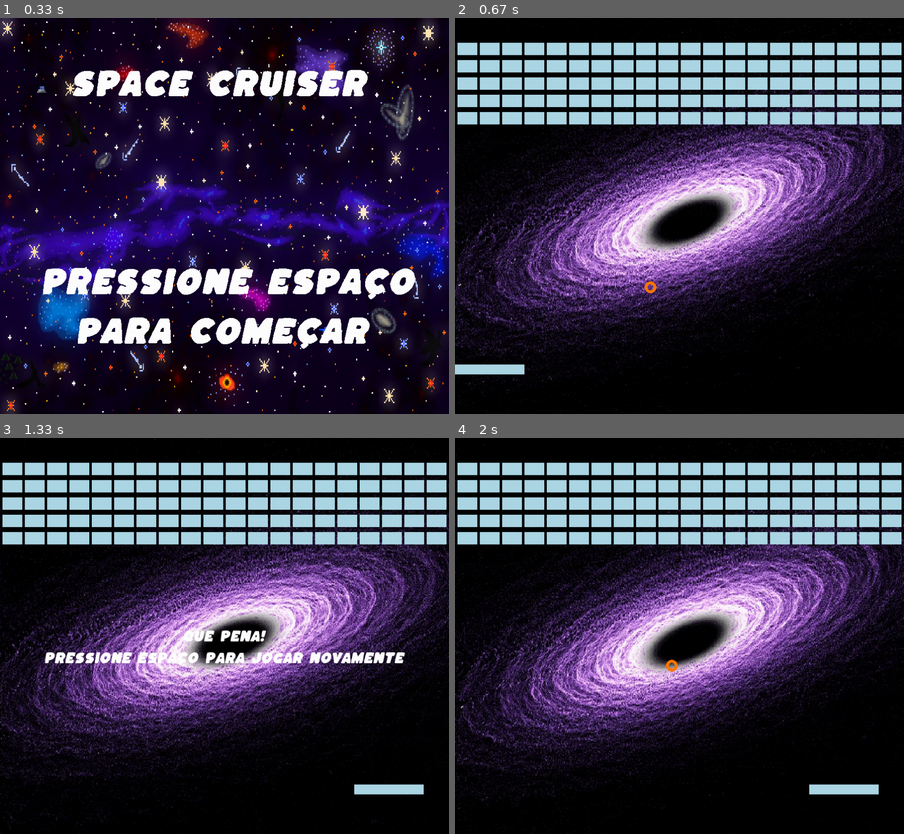
Above: before the commit, frames 1-4 (two rows, left to right).
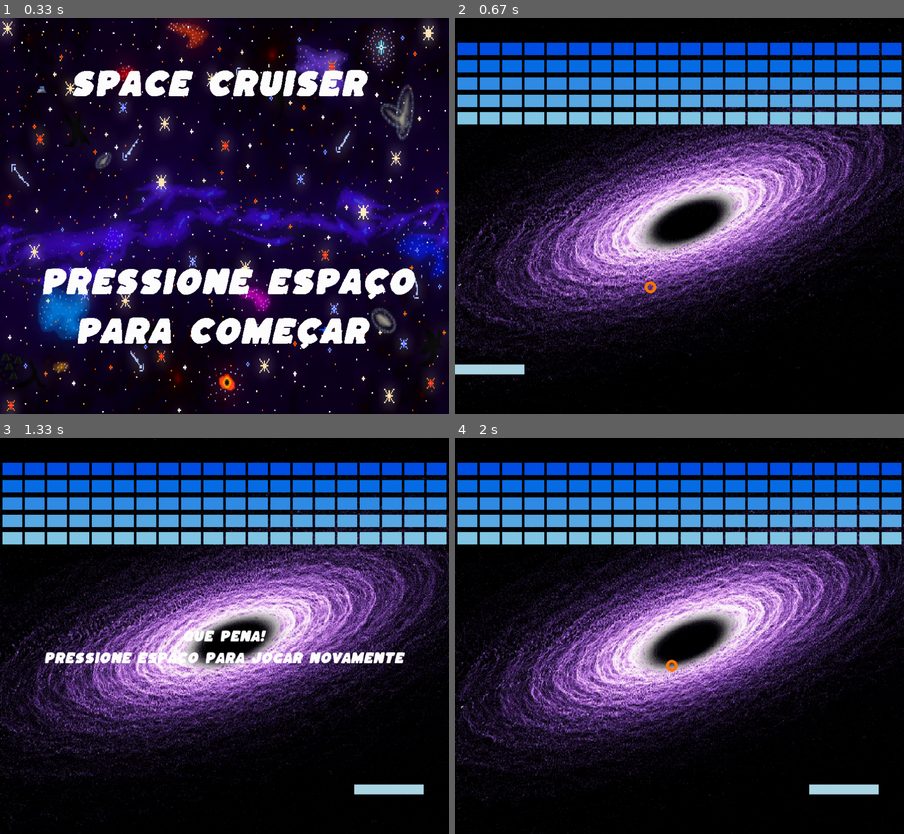
Above: after the commit, the same moments.

Repository: eduardotomiya/pygame-Henrique-Barone-Thiago-Gouveia-e-Eduardo-Tomiya
Game: pygame game, started from jogo.py
Two runs of this game, one before a commit and one after it. Both use one fixed random seed, a clock stepped at 60 frames per second and the inputs below.
Inputs (mouse positions are in pixels of both pictures, inside the frame that each line leads up to):
- Up to frame 1 (0.33 s): no input
- Up to frame 2 (0.67 s): tap Space at 0.33 s
- Up to frame 3 (1.33 s): click (116, 639) at 0.72 s; click (390, 774) at 1.05 s
- Up to frame 4 (2 s): tap Space at 1.83 s

Frame 1 is identical in both runs. In frame 2, 14% of the frame differs, in the area x 0-100%, y 6-27%; in frame 3, 14%; in frame 4, 14%.

Commit message:
Block Colors

Diff:
--- a/jogo.py
+++ b/jogo.py
@@ -59,7 +59,12 @@
     blocos = [] # Lista para armanzenar comandos da classe blocos
     for i in range(5): # Define tamanho da coluna de blocos
         for j in range(20): # Define tamanho da fileira de blocos
-            cor_bloco = (173,216,230) # Define cor dos blocos para azul claro
+            cor_bloco = (0,80,230) # Define cor dos blocos para azul claro
+            if i == 1: cor_bloco = (10,110,230)
+            if i == 2: cor_bloco = (50,140,230)
+            if i == 3: cor_bloco = (90,170,230)
+            if i == 4: cor_bloco = (130,200,230)
+            if i == 5: cor_bloco = (173,216,230)
             blocos.append(Bloco(5 + j * 45, 50 + i * 35, 40, 25, cor_bloco)) # Define parâmetros (x, y, largura, altura e cor) para os blocos
 finale = False # Define variável de gameover para uso em if de fim de jogo
 def redrawGameWindow(): # Janela principal do jogo
@@ -171,7 +176,12 @@
             blocos.clear()
             for i in range(5): # Define tamanho da coluna de blocos
                 for j in range(20): # Define tamanho da fileira de blocos
-                    cor_bloco = (173,216,230) # Define cor dos blocos para azul claro
+                    cor_bloco = (0,80,230) # Define cor dos blocos para azul claro
+                    if i == 1: cor_bloco = (10,110,230)
+                    if i == 2: cor_bloco = (50,140,230)
+                    if i == 3: cor_bloco = (90,170,230)
+                    if i == 4: cor_bloco = (130,200,230)
+                    if i == 5: cor_bloco = (173,216,230) # Define cor dos blocos para azul claro
                     blocos.append(Bloco(5 + j * 45, 50 + i * 35, 40, 25, cor_bloco)) # Define parâmetros (x, y, largura, altura e cor) para os blocos
     redrawGameWindow()
     janela.fill(colorwhite)
